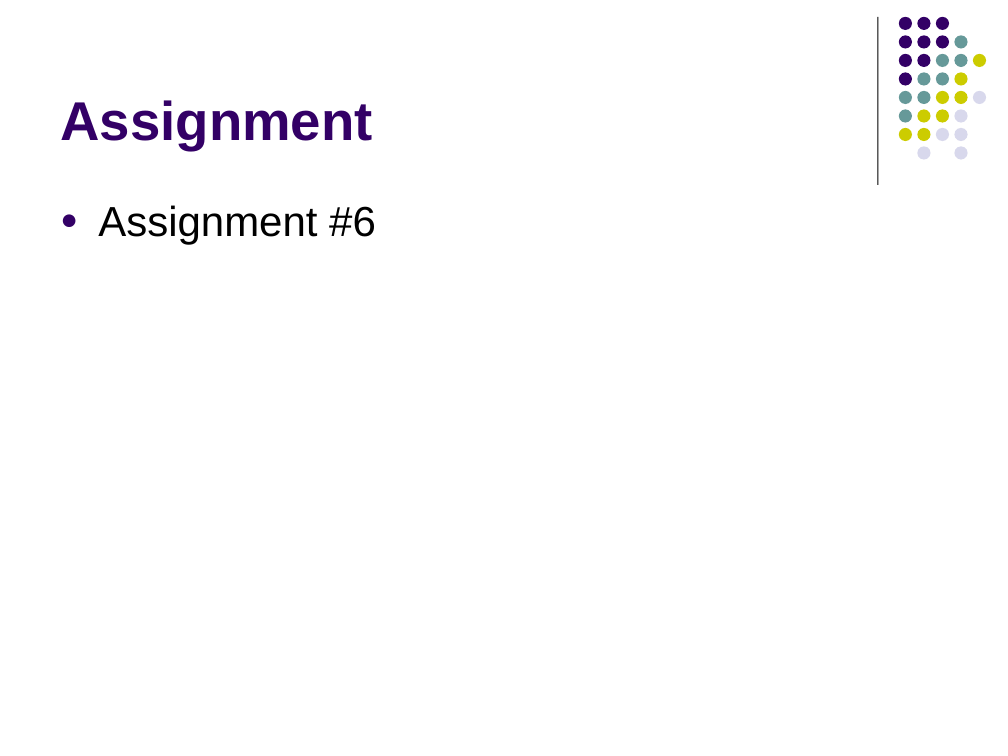
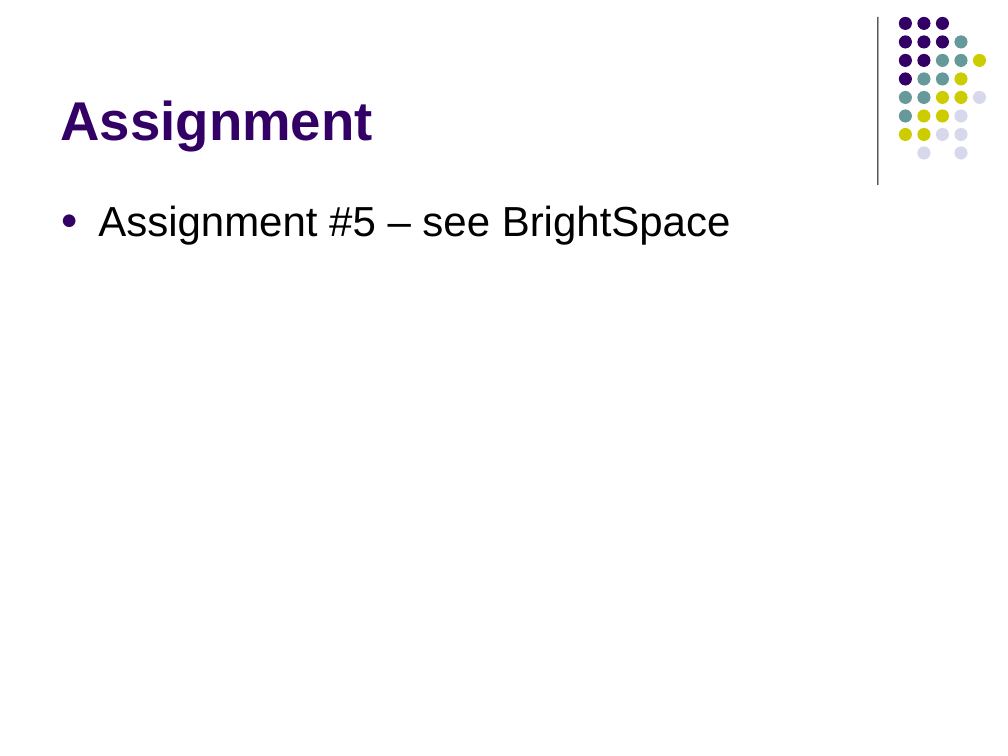
Before and after one commit to lutzhamel/CSC402, a slide deck: slide 34 of notes/csc402-ln013.pptx (slide 25 before the commit). Drawn at 1008x756 pixels with LibreOffice and Linux fonts; fonts in the diff are those of the drawing. Boxes give left, top, right and bottom in pixels: in the first picture for what was removed or moved away, otherwise in the second. Text is boxed around its words. In the diff, an @@ line names an element or a change of style, - is before the commit and + after.

```diff
--- a/notes/csc402-ln013.pptx
+++ b/notes/csc402-ln013.pptx
@@ text at [98, 205, 731, 245]: text changed @@
-● Assignment #6
+● Assignment #5 – see BrightSpace
```
Also in this commit, not shown: 8 other slides changed, 14 slides added, 5 slides removed, 4 other files.
